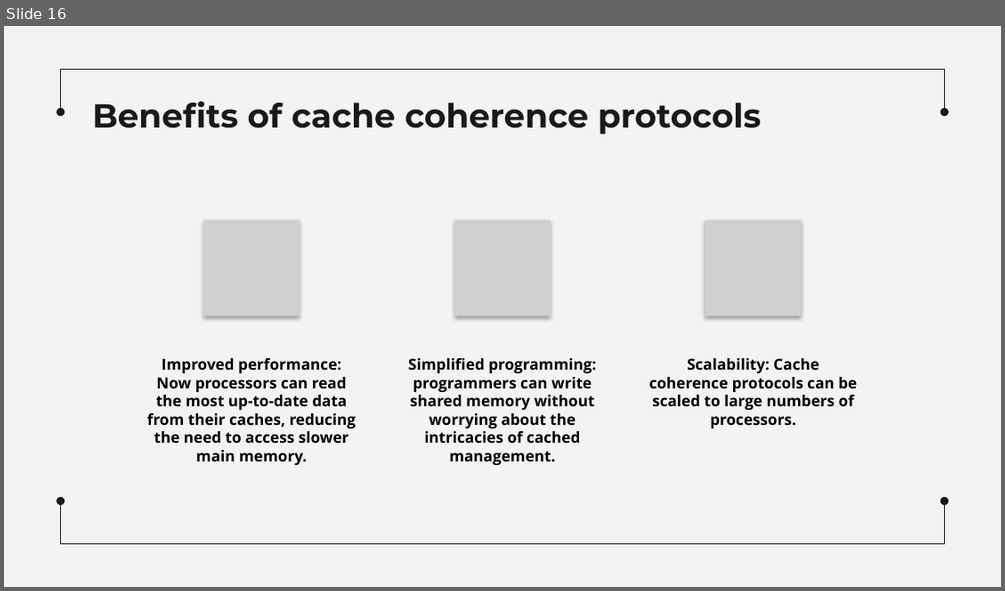
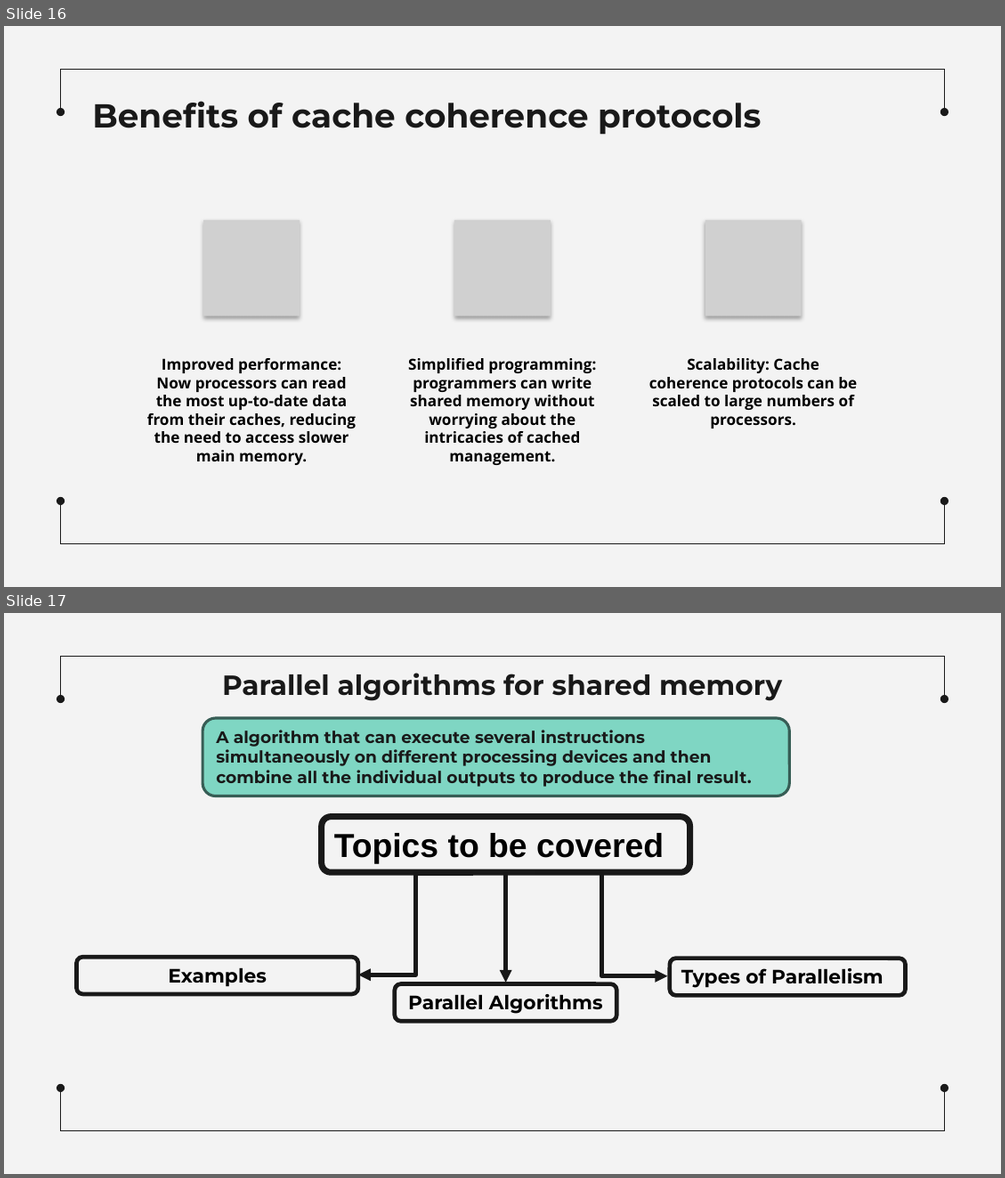
Before and after one commit to MahmoudEssam707/Operating-System, a slide deck: Presentaion on Shared Memory Machines/Sharing Memory Machines.pptx. Shown one above the other, each under a label of ours: slide 16 before the commit, slides 16 and 17 after it. The pictures are 1005x591 and 1005x1178 pixels, drawn with LibreOffice and Linux fonts; fonts in the diff are those of the drawing; grey boxes stand for pictures. Boxes give left, top, right and bottom in pixels: in the first picture for what was removed or moved away, otherwise in the second. Text is boxed around its words. In the diff, an @@ line names an element or a change of style, - is before the commit and + after.

```diff
--- a/Presentaion on Shared Memory Machines/Sharing Memory Machines.pptx
+++ b/Presentaion on Shared Memory Machines/Sharing Memory Machines.pptx
@@ slide 17 added at (4,613,1001,1174), background #F3F3F3; not listed: 6 template elements that a slide beside it also shows @@
@@ title added at (222,673,782,701), 20 pt, text #191919, bold @@
+Parallel algorithms for shared memory
@@ rounded rectangle added at (202,718,790,795), fill #7FD6C3, outline #385E55 2 pt, 12 pt, text #191919, bold @@
+A algorithm that can execute several instructions simultaneously on different processing devices and then combine all the individual outputs to produce the final result.
@@ rounded rectangle added at (322,816,690,872), outline #191919 4.5 pt, 24 pt, text #000000, bold @@
+Topics to be covered
@@ elbow arrow added from (474, 873) to (358, 975), #181818 3 pt @@
@@ arrow added from (505, 872) to (505, 981), #181818 3 pt @@
@@ elbow arrow added from (535, 872) to (668, 976), #181818 3 pt @@
@@ rounded rectangle added at (77,957,359,994), outline #191919 3 pt, 14 pt, text #000000, bold @@
+Examples
@@ rounded rectangle added at (670,958,905,995), outline #191919 3 pt, 14 pt, text #000000, bold @@
+Types of Parallelism
@@ rounded rectangle added at (395,984,617,1021), outline #191919 3 pt, 14 pt, text #000000, bold @@
+Parallel Algorithms
```
Also in this commit, not shown: 18 other slides added, 1 slide removed, 1 other file.
